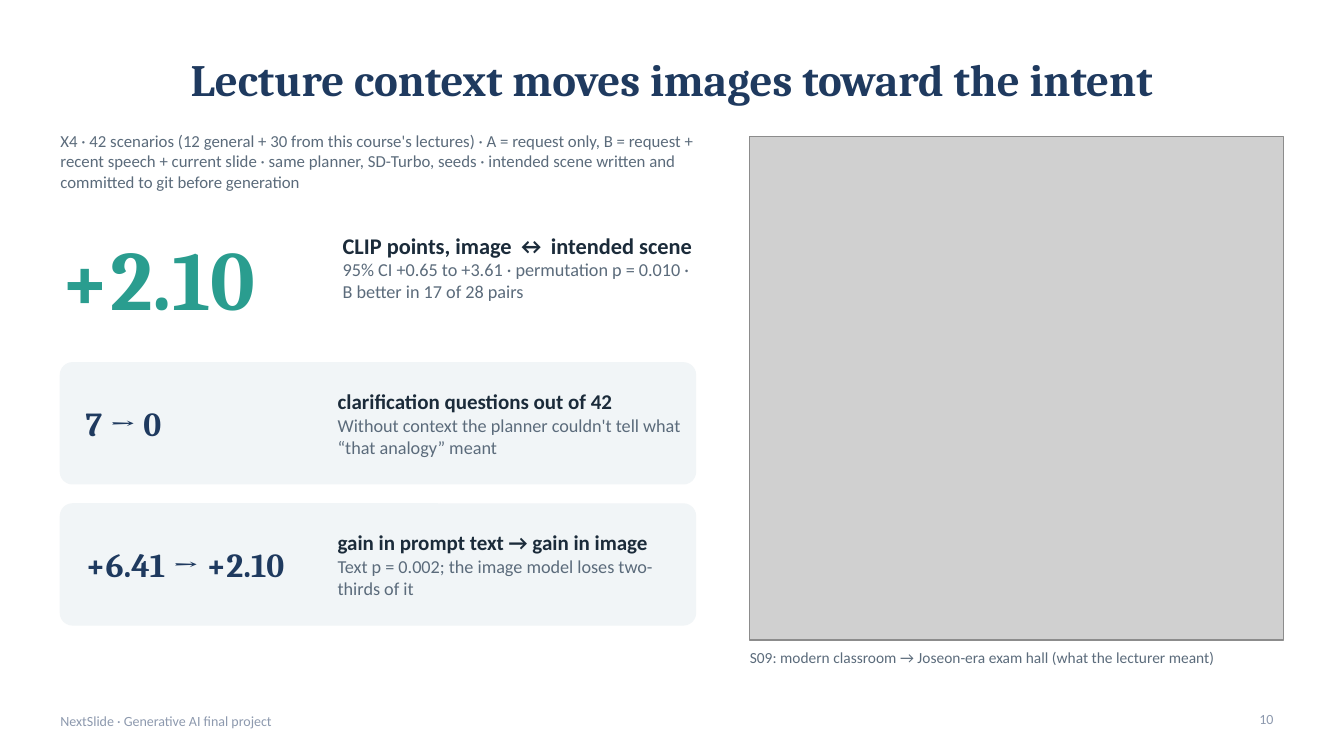
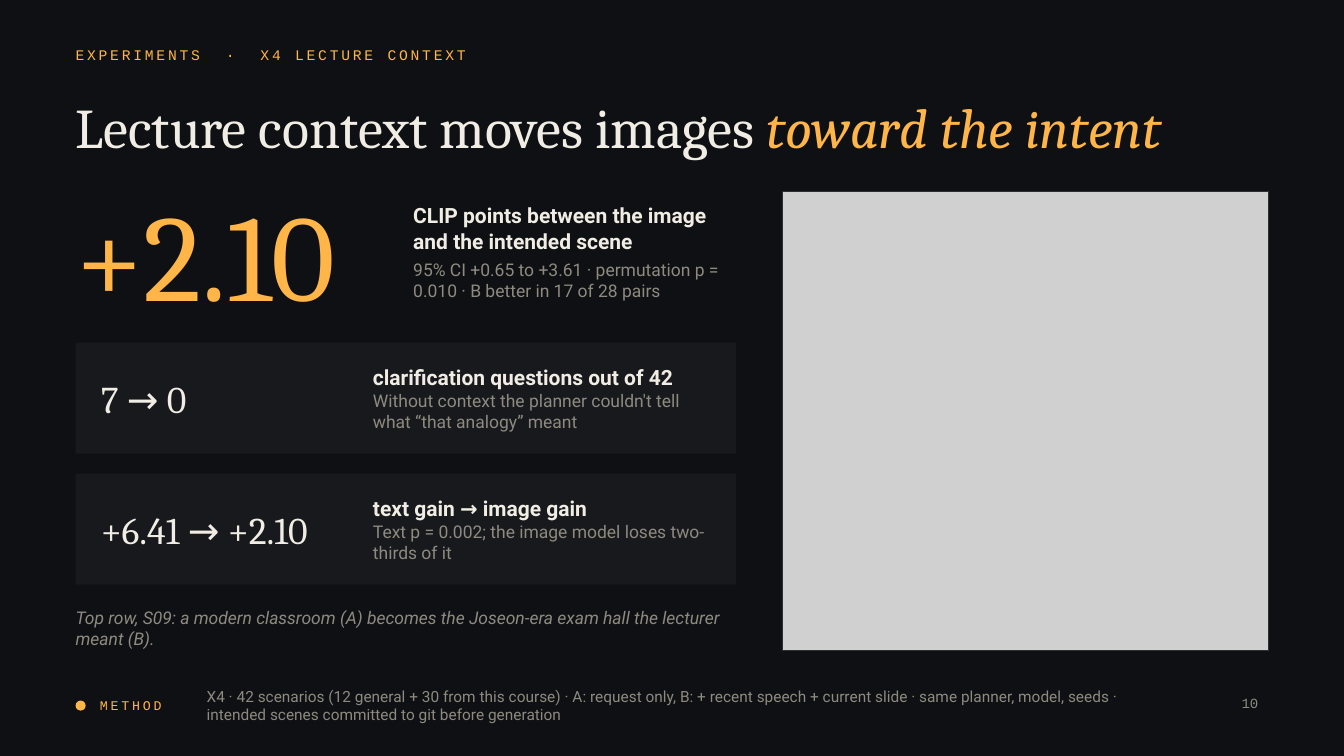
Before and after one commit to nunu0404/GenAI-proj-2026, a slide deck: slide 10 of docs/presentation/NextSlide_final.pptx. Drawn at 1344x756 pixels with LibreOffice and Linux fonts; fonts in the diff are those of the drawing; grey boxes stand for pictures; background and template pictures are left out. Boxes give left, top, right and bottom in pixels: in the first picture for what was removed or moved away, otherwise in the second. Text is boxed around its words. In the diff, an @@ line names an element or a change of style, - is before the commit and + after.

```diff
--- a/docs/presentation/NextSlide_final.pptx
+++ b/docs/presentation/NextSlide_final.pptx
@@ background #FFFFFF to picture (left out) @@
@@ text added at [76,50,466,60], 10.5 pt, text #FFB547 @@
+EXPERIMENTS · X4 LECTURE CONTEXT
@@ title "Lecture context moves images toward ...": place and size @@
-title "Lecture context moves images toward ..." at [191,65,1153,106]
+title "Lecture context moves images toward ..." at [76,109,1161,161]
@@ title "Lecture context moves images toward ..." at [76,109,1161,161]: size 32 to 40 pt, bold off; text colour #1F3A5F to #F1EDE4 in "Lecture context moves images"; text colour #1F3A5F to #FFB547, italic on in "toward the intent"; alignment centre to left @@
@@ text "+2.10": place and size @@
-text "+2.10" at [60,253,255,311]
+text "+2.10" at [76,218,336,302]
@@ text "+2.10" at [76,218,336,302]: size 60 to 88 pt, text colour #2A9D8F to #FFB547, bold off; vertical alignment top to middle @@
@@ text at [413,207,706,249]: text changed; size 16 to 15 pt; font Calibri to Roboto; text colour #1B2B3A to #F1EDE4 @@
-CLIP points, image ↔ intended scene
+CLIP points between the image and the intended scene
@@ text "CLIP points between the image ...": place and size @@
-text "CLIP points between the image ..." at [343,238,692,301]
+text "CLIP points between the image ..." at [413,207,706,301]
@@ text "CLIP points between the image ..." at [413,207,706,301]: vertical alignment top to middle @@
@@ picture: place and size @@
-picture at [750,136,1284,640]
+picture at [783,192,1269,650]
@@ rectangle added at [783,192,1269,650], outline #2C2F34 0.75 pt @@
@@ text at [413,263,705,301]: size 13 to 12.5 pt, font Calibri to Roboto, text colour #5B6B7B to #8E8A80 in "95% CI +0.65 to +3.61 · permutation ..."; more space between paragraphs @@
@@ rectangle: place and size @@
-rectangle at [60,363,696,484]
+rectangle at [76,343,736,454]
@@ rectangle at [76,343,736,454]: rounded rectangle to rectangle; fill #F1F5F7 to #17191D; outline #F1F5F7 1 pt to none @@
@@ text "7 → 0": place and size @@
-text "7 → 0" at [86,413,161,437]
+text "7 → 0" at [101,387,187,414]
@@ text "7 → 0" at [101,387,187,414]: size 24 to 27 pt, text colour #1F3A5F to #F1EDE4, bold off; font Cambria to Roboto in "→" @@
@@ text "clarification questions out of 42": place and size @@
-text "clarification questions out of 42" at [338,394,680,457]
+text "clarification questions out of 42" at [373,369,680,432]
@@ text "clarification questions out of 42" at [373,369,680,432]: font Calibri to Roboto; text colour #1B2B3A to #F1EDE4 in "clarification questions out of 42"; size 13 to 12.5 pt, text colour #5B6B7B to #8E8A80 in "Without context the planner couldn't tell what ..." @@
@@ rectangle at [76,474,736,585]: rounded rectangle to rectangle; fill #F1F5F7 to #17191D; outline #F1F5F7 1 pt to none @@
@@ rectangle: place and size @@
-rectangle at [60,504,696,625]
+rectangle at [76,474,736,585]
@@ text "+6.41 → +2.10" at [101,518,308,545]: size 24 to 27 pt, text colour #1F3A5F to #F1EDE4, bold off; font Cambria to Roboto in "→" @@
@@ text "+6.41 → +2.10": place and size @@
-text "+6.41 → +2.10" at [86,554,284,578]
+text "+6.41 → +2.10" at [101,518,308,545]
@@ text "text gain → image gain": place and size @@
-text "text gain → image gain" at [338,535,652,595]
+text "text gain → image gain" at [373,500,705,559]
@@ text at [373,500,587,521]: text changed; font Calibri to Roboto; text colour #1B2B3A to #F1EDE4 @@
-gain in prompt text → gain in image
+text gain → image gain
@@ text at [373,525,705,559]: size 13 to 12.5 pt, font Calibri to Roboto, text colour #5B6B7B to #8E8A80 in "Text p = 0.002; the image model ..." @@
@@ text at [76,610,719,649]: text changed; size 11 to 12.5 pt; font Calibri to Roboto; text colour #5B6B7B to #8E8A80; italic on @@
-S09: modern classroom → Joseon-era exam hall (what the lecturer meant)
+Top row, S09: a modern classroom (A) becomes the Joseon-era exam hall the lecturer meant (B).
@@ text "X4 · 42 scenarios (12 ..." at [207,690,1109,723]: vertical alignment top to middle @@
@@ text removed at [60,716,271,728] @@
-NextSlide · Generative AI final project
@@ ellipse added at [76,701,86,711], fill #FFB547 @@
@@ text added at [100,701,162,710], 9.5 pt, text #FFB547 @@
+METHOD
@@ text at [207,690,1109,723]: text changed; size 12 to 11 pt; font Calibri to Roboto; text colour #5B6B7B to #8E8A80 @@
-X4 · 42 scenarios (12 general + 30 from this course's lectures) · A = request only, B = request + recent speech + current slide · same planner, SD-Turbo, seeds · intended scene written and committed to git before generation
+X4 · 42 scenarios (12 general + 30 from this course) · A: request only, B: + recent speech + current slide · same planner, model, seeds · intended scenes committed to git before generation
@@ page number: place and size @@
-page number at [1259,715,1273,724]
+page number at [1242,699,1259,708]
@@ page number at [1242,699,1259,708]: font Calibri to Courier New, text colour #8D99AE to #8E8A80 @@
```
Also in this commit, not shown: 11 other slides changed, 31 other files.
